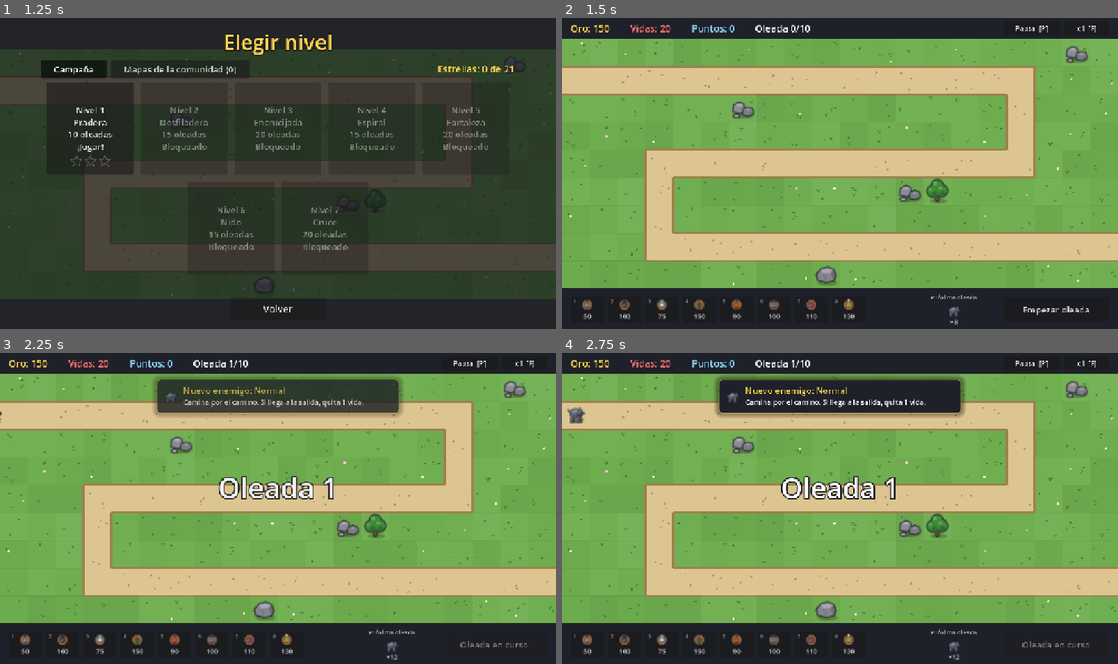
Above: before the commit, frames 1-4 (two rows, left to right).
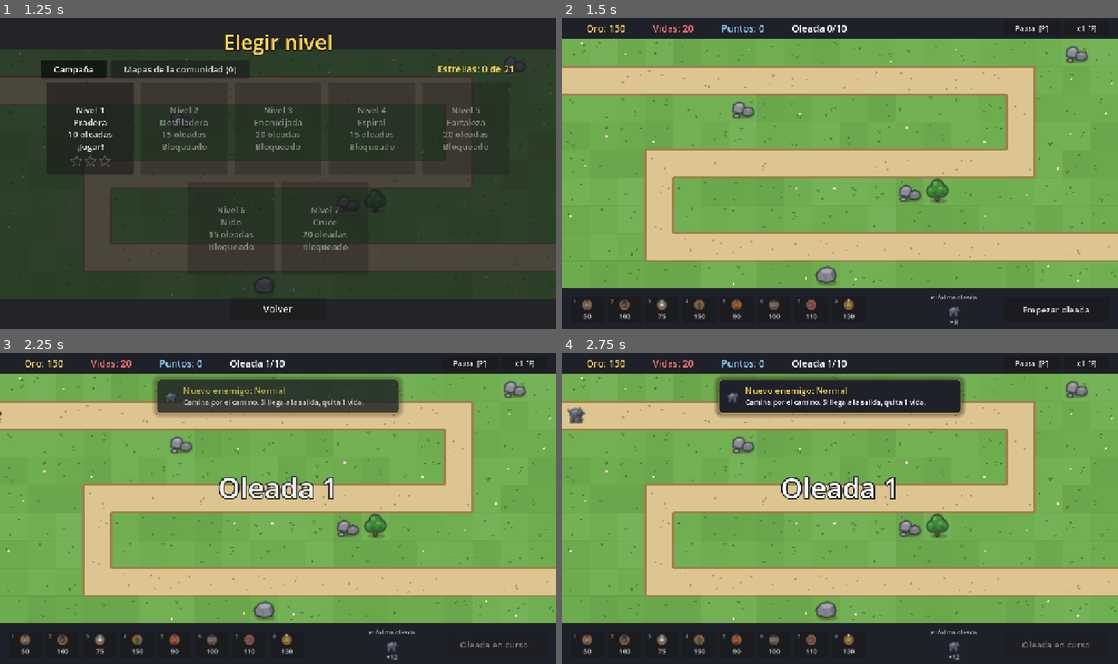
Above: after the commit, the same moments.

Repository: pasaporteN25/MonstersAndCanons
Game: Godot game, scene res://scenes/ui/main_menu.tscn
Same seed, same stepped clock (60 frames per second), same inputs: the game is played once before the commit and once after it.
Inputs:
- Up to frame 1 (1.25 s): click "Jugar" at 0.5 s
- Up to frame 2 (1.5 s): click "Nivel 1 Pradera 10 oleadas ¡J…" at 1.25 s
- Up to frame 3 (2.25 s): click "Empezar oleada" at 2 s
- Up to frame 4 (2.75 s): no input

Frame 1 is identical in both runs. In frame 2, 0.7% of the frame differs, in the area x 1-52%, y 2-5%; in frame 3, 0.7%; in frame 4, 0.7%.

Commit message:
T153: informe de estadisticas de la partida de pruebas en user://pruebas_stats.json (RF-325)
Co-Authored-By: Claude Sonnet 5.5 <noreply@anthropic.com>

Diff:
--- a/scenes/effects/effects_layer.gd
+++ b/scenes/effects/effects_layer.gd
@@ -139,6 +139,7 @@
 		_add(RingEffect.new().setup(SHOCKWAVE_COLOR, 6.0, radius, 0.3, 3.0), position_)
 	elif stats.burn_damage_per_second > 0:
 		_add(RingEffect.new().setup(Color(FIRE_COLOR, 0.8), 4.0, 18.0, 0.22, 3.0), position_)
+		_add(FireImpactEffect.new(), position_)
 	elif stats.slow_amount > 0.0:
 		_add(RingEffect.new().setup(Color(FROST_COLOR, 0.6), 4.0, 22.0, 0.25), position_)
 	else:
--- /dev/null
+++ b/scenes/effects/fire_impact_effect.gd
@@ -0,0 +1,29 @@
+# Breve llamarada en el punto de impacto. Reusa la textura de quemadura del enemigo.
+class_name FireImpactEffect
+extends Node2D
+
+const FLAME: Texture2D = preload("res://assets/sprites/effects/flame.svg")
+const DURATION: float = 0.25
+
+var _time: float = 0.0
+
+
+func _process(delta: float) -> void:
+	_time += delta
+	if _time >= DURATION:
+		queue_free()
+		return
+	queue_redraw()
+
+
+func _draw() -> void:
+	var progress: float = _time / DURATION
+	var alpha: float = 1.0 - progress
+	var radius: float = 5.0 + progress * 7.0
+	draw_circle(Vector2.ZERO, radius, Color(1.0, 0.34, 0.08, 0.16 * alpha))
+	for i: int in 3:
+		var x: float = (float(i) - 1.0) * (6.0 + progress * 5.0)
+		var y: float = -2.0 - progress * (6.0 + float(i % 2) * 3.0)
+		var height: float = (12.0 if i == 1 else 9.0) * (1.0 - progress * 0.35)
+		draw_texture_rect(FLAME, Rect2(x - height * 0.38, y - height, height * 0.76, height), false,
+			Color(1, 1, 1, alpha))
--- a/scenes/effects/lightning_effect.gd
+++ b/scenes/effects/lightning_effect.gd
@@ -10,6 +10,8 @@
 const JITTER_PX: float = 7.0
 
 var _points := PackedVector2Array()
+var _branches: Array[PackedVector2Array] = []
+var _endpoints := PackedVector2Array()
 var _color: Color = COLOR
 var _time: float = 0.0
 
@@ -18,6 +20,7 @@
 ## origen, así que sirven tal cual como posiciones locales.
 func setup(points: PackedVector2Array, color: Color = COLOR) -> LightningEffect:
 	_color = color
+	_endpoints = points
 	for i: int in range(1, points.size()):
 		var from: Vector2 = points[i - 1]
 		var to: Vector2 = points[i]
@@ -25,7 +28,13 @@
 		_points.append(from)
 		for k: int in range(1, KINKS_PER_SEGMENT):
 			var t: float = float(k) / KINKS_PER_SEGMENT
-			_points.append(from.lerp(to, t) + side * randf_range(-JITTER_PX, JITTER_PX))
+			var kink: Vector2 = from.lerp(to, t) + side * randf_range(-JITTER_PX, JITTER_PX)
+			_points.append(kink)
+			if k % 2 == 1:
+				var branch_direction: float = -1.0 if k == 1 else 1.0
+				_branches.append(PackedVector2Array([kink,
+					kink + side * branch_direction * 6.0 + (to - from).normalized() * 4.0,
+					kink + side * branch_direction * 12.0 + (to - from).normalized() * 7.0]))
 	if points.size() > 0:
 		_points.append(points[points.size() - 1])
 	return self
@@ -43,5 +52,12 @@
 	if _points.size() < 2:
 		return
 	var alpha: float = 1.0 - _time / DURATION
-	draw_polyline(_points, Color(_color, 0.6 * alpha), 9.0)  # resplandor
-	draw_polyline(_points, Color(1, 1, 1, alpha), 3.0)       # centro blanco
+	draw_polyline(_points, Color(_color, 0.16 * alpha), 15.0)
+	draw_polyline(_points, Color(_color, 0.8 * alpha), 5.0)
+	draw_polyline(_points, Color(1, 1, 1, alpha), 1.7)
+	for branch: PackedVector2Array in _branches:
+		draw_polyline(branch, Color(_color, 0.45 * alpha), 3.0)
+		draw_polyline(branch, Color(1, 1, 1, 0.8 * alpha), 1.0)
+	for point: Vector2 in _endpoints:
+		draw_circle(point, 6.0, Color(_color, 0.25 * alpha))
+		draw_circle(point, 2.3, Color(1, 1, 1, 0.9 * alpha))
--- a/scenes/game/game.gd
+++ b/scenes/game/game.gd
@@ -40,6 +40,9 @@
 ## RF-194: el Salón de la fama, mientras está abierto. null si no.
 var hall_of_fame: HallOfFame
 var _shake_left: float = 0.0
+## RF-325: el informe de esta partida de pruebas. null en el juego normal.
+var dev_stats: DevStats
+var _stats_written: bool = false
 ## RF-318: alguna torre del mapa aprovecha a los ralentizados / a los quemados.
 var _exploit_slowed: bool = false
 var _exploit_burning: bool = false
@@ -143,6 +146,7 @@
 
 	session.start(level_data, balance)
 	_apply_dev_start()
+	_start_dev_stats()
 	if DevMode.enabled:
 		_add_dev_panel()
 
@@ -162,6 +166,8 @@
 
 
 func _process(delta: float) -> void:
+	if dev_stats != null and not get_tree().paused and not session.is_over():
+		dev_stats.seconds += delta  # RF-325: tiempo de juego, sin pausa
 	# RF-128: se mueve todo el "mundo"; el HUD está en otra capa y no se sacude.
 	if _shake_left <= 0.0:
 		return
@@ -176,6 +182,7 @@
 ## Al salir de la partida (reintentar, cerrar, o un test que la borra) nunca debe
 ## quedar el juego en pausa ni acelerado (RF-105, plan §6.7).
 func _exit_tree() -> void:
+	_write_dev_stats(DevStats.RESULT_LEFT)  # si la partida ya terminó, no pisa su informe
 	_reset_time()
 
 
@@ -295,6 +302,34 @@
 	DevMode.applied_wave = wave
 
 
+## RF-325: empieza a juntar el informe de la partida (solo en el modo de pruebas).
+func _start_dev_stats() -> void:
+	if not DevMode.enabled:
+		return
+	dev_stats = DevStats.new()
+	dev_stats.begin(String(level_data.id), DevMode.applied_wave)
+	session.wave_completed.connect(func(wave: int, _bonus: int) -> void:
+		dev_stats.record_wave(wave, session.lives, session.gold, _tower_count()))
+
+
+## Torres en el mapa (sin contar las que se están vendiendo).
+func _tower_count() -> int:
+	var count: int = 0
+	for node: Node in tower_container.get_children():
+		if not node.is_queued_for_deletion():
+			count += 1
+	return count
+
+
+## RF-325: escribe el informe una sola vez por partida (al terminar, o al salir si no terminó).
+func _write_dev_stats(result: String) -> void:
+	if dev_stats == null or _stats_written or not DevMode.enabled:  # sin modo de pruebas (ya apagado) no hay informe
+		return
+	_stats_written = true
+	DevMode.write_stats(dev_stats.to_dict(result, session.wave, session.total_waves, session.lives,
+			session.gold, _tower_count()))
+
+
 func _add_dev_panel() -> void:
 	dev_panel = DevPanel.new().setup(self)
 	hud.add_child(dev_panel)
@@ -470,6 +505,7 @@
 func _on_state_changed(state: LevelSession.State) -> void:
 	if state != LevelSession.State.WON and state != LevelSession.State.LOST:
 		return
+	_write_dev_stats(DevStats.RESULT_WON if state == LevelSession.State.WON else DevStats.RESULT_LOST)
 	# RF-91: el juego se detiene. Se congela el "mundo", pero no la interfaz.
 	for node: Node in [enemies, tower_container, projectiles, spawner]:
 		node.process_mode = Node.PROCESS_MODE_DISABLED
--- a/scenes/game/hud.tscn
+++ b/scenes/game/hud.tscn
@@ -3,6 +3,10 @@
 [ext_resource type="Script" path="res://scenes/game/hud.gd" id="1_hud"]
 [ext_resource type="PackedScene" path="res://scenes/ui/tower_panel.tscn" id="2_panel"]
 [ext_resource type="StyleBox" path="res://assets/ui/panel_style.tres" id="3_style"]
+[ext_resource type="Texture2D" path="res://assets/sprites/ui/stat_gold.svg" id="4_gold"]
+[ext_resource type="Texture2D" path="res://assets/sprites/ui/stat_lives.svg" id="5_lives"]
+[ext_resource type="Texture2D" path="res://assets/sprites/ui/stat_points.svg" id="6_points"]
+[ext_resource type="Texture2D" path="res://assets/sprites/ui/stat_wave.svg" id="7_wave"]
 
 [node name="HUD" type="CanvasLayer"]
 script = ExtResource("1_hud")
@@ -44,11 +48,24 @@
 
 [node name="Stats" type="HBoxContainer" parent="TopBar"]
 offset_left = 20.0
-offset_right = 1260.0
+offset_right = 1000.0
 offset_bottom = 48.0
-theme_override_constants/separation = 48
-
-[node name="GoldLabel" type="Label" parent="TopBar/Stats"]
+theme_override_constants/separation = 28
+
+[node name="GoldStat" type="HBoxContainer" parent="TopBar/Stats"]
+layout_mode = 2
+theme_override_constants/separation = 6
+
+[node name="GoldIcon" type="TextureRect" parent="TopBar/Stats/GoldStat"]
+custom_minimum_size = Vector2(30, 30)
+layout_mode = 2
+size_flags_vertical = 4
+mouse_filter = 2
+texture = ExtResource("4_gold")
+expand_mode = 1
+stretch_mode = 4
+
+[node name="GoldLabel" type="Label" parent="TopBar/Stats/GoldStat"]
 unique_name_in_owner = true
 layout_mode = 2
 size_flags_vertical = 1
@@ -57,7 +74,20 @@
 text = "Oro: 0"
 vertical_alignment = 1
 
-[node name="LivesLabel" type="Label" parent="TopBar/Stats"]
+[node name="LivesStat" type="HBoxContainer" parent="TopBar/Stats"]
+layout_mode = 2
+theme_override_constants/separation = 6
+
+[node name="LivesIcon" type="TextureRect" parent="TopBar/Stats/LivesStat"]
+custom_minimum_size = Vector2(30, 30)
+layout_mode = 2
+size_flags_vertical = 4
+mouse_filter = 2
+texture = ExtResource("5_lives")
+expand_mode = 1
+stretch_mode = 4
+
+[node name="LivesLabel" type="Label" parent="TopBar/Stats/LivesStat"]
 unique_name_in_owner = true
 layout_mode = 2
 size_flags_vertical = 1
@@ -66,7 +96,20 @@
 text = "Vidas: 0"
 vertical_alignment = 1
 
-[node name="ScoreLabel" type="Label" parent="TopBar/Stats"]
+[node name="ScoreStat" type="HBoxContainer" parent="TopBar/Stats"]
+layout_mode = 2
+theme_override_constants/separation = 6
+
+[node name="ScoreIcon" type="TextureRect" parent="TopBar/Stats/ScoreStat"]
+custom_minimum_size = Vector2(30, 30)
+layout_mode = 2
+size_flags_vertical = 4
+mouse_filter = 2
+texture = ExtResource("6_points")
+expand_mode = 1
+stretch_mode = 4
+
+[node name="ScoreLabel" type="Label" parent="TopBar/Stats/ScoreStat"]
 unique_name_in_owner = true
 layout_mode = 2
 size_flags_vertical = 1
@@ -75,7 +118,20 @@
 text = "Puntos: 0"
 vertical_alignment = 1
 
-[node name="WaveLabel" type="Label" parent="TopBar/Stats"]
+[node name="WaveStat" type="HBoxContainer" parent="TopBar/Stats"]
+layout_mode = 2
+theme_override_constants/separation = 6
+
+[node name="WaveIcon" type="TextureRect" parent="TopBar/Stats/WaveStat"]
+custom_minimum_size = Vector2(30, 30)
+layout_mode = 2
+size_flags_vertical = 4
+mouse_filter = 2
+texture = ExtResource("7_wave")
+expand_mode = 1
+stretch_mode = 4
+
+[node name="WaveLabel" type="Label" parent="TopBar/Stats/WaveStat"]
 unique_name_in_owner = true
 layout_mode = 2
 size_flags_vertical = 1
--- a/scripts/autoload/dev_mode.gd
+++ b/scripts/autoload/dev_mode.gd
@@ -13,6 +13,8 @@
 const SAVE_PATH: String = "user://save_pruebas.json"
 ## RF-182: el texto del cartel (sin la velocidad).
 const BANNER_TEXT: String = "MODO PRUEBAS · F1: panel"
+## RF-325: dónde se escribe el informe de la partida de pruebas.
+const STATS_PATH: String = "user://pruebas_stats.json"
 
 ## RF-323: los atajos de teclado del modo de pruebas (acción del `InputMap`, tecla, texto del panel).
 ## F1 abre el panel. Ninguna tecla es `1`–`9`, `Esc`, `Espacio`, `P`, `F`, `U` ni `S`, que usa el juego.
@@ -37,6 +39,9 @@
 ## Mayor que 1 = no es una partida entera y no guarda progreso (RF-321). La fija `Game`.
 var applied_wave: int = 1
 
+## RF-325: archivo del informe. Con un guardado de prueba (`set_enabled(true, ruta)`) es otro archivo al lado,
+## así los tests no pisan el informe del jugador.
+var stats_path: String = STATS_PATH
 var _banner: CanvasLayer
 var _banner_label: Label
 var _speed: float = 1.0
@@ -63,6 +68,7 @@
 	if save_path == "":
 		save_path = SAVE_PATH if on else SaveManager.DEFAULT_PATH
 	SaveManager.save_path = save_path
+	stats_path = save_path.get_basename() + "_stats.json" if on and save_path != SAVE_PATH else STATS_PATH
 	SaveManager.load_save()
 	if on:
 		register_actions()
@@ -123,6 +129,20 @@
 	return ""
 
 
+## RF-325: escribe el informe de la partida. Devuelve false si no se pudo (queda un aviso en el log).
+func write_stats(report: Dictionary) -> bool:
+	var ok: bool = DevStats.write(report, stats_path)
+	if not ok:
+		print("No se pudo escribir el informe de pruebas en %s" % stats_path)
+	return ok
+
+
+## Borra el archivo del informe (lo usan los tests para no dejar nada).
+func clear_stats_file() -> void:
+	if FileAccess.file_exists(stats_path):
+		DirAccess.remove_absolute(stats_path)
+
+
 func is_banner_visible() -> bool:
 	return _banner != null and _banner.visible
 
--- /dev/null
+++ b/scripts/logic/dev_stats.gd
@@ -0,0 +1,55 @@
+# Estadísticas de una partida de pruebas (spec RF-325, D-048). Sin escenas (P10): junta las filas por
+# oleada y arma el diccionario que se escribe en `user://pruebas_stats.json`. Usa los mismos datos
+# que el informe del bot (`tools/balance_sim.gd`: oleada, vidas, oro, torres, resultado), con los
+# nombres en inglés.
+class_name DevStats
+extends RefCounted
+
+const RESULT_WON: String = "won"
+const RESULT_LOST: String = "lost"
+## Se salió de la partida antes de que terminara.
+const RESULT_LEFT: String = "left"
+
+var level: String = ""
+var start_wave: int = 1
+var started_at: String = ""
+## Tiempo de juego en segundos (con la velocidad aplicada; la pausa no cuenta).
+var seconds: float = 0.0
+var waves: Array[Dictionary] = []
+
+
+func begin(level_id: String, first_wave: int) -> void:
+	level = level_id
+	start_wave = first_wave
+	started_at = Time.get_datetime_string_from_system()
+
+
+## Una fila por oleada terminada, igual que la línea "oleada N terminada" del bot.
+func record_wave(wave: int, lives: int, gold: int, towers: int) -> void:
+	waves.append({"wave": wave, "lives": lives, "gold": gold, "towers": towers})
+
+
+## El informe. `wave`, `lives`, `gold` y `towers` son los de este momento.
+func to_dict(result: String, wave: int, total_waves: int, lives: int, gold: int, towers: int) -> Dictionary:
+	return {
+		"level": level,
+		"start_wave": start_wave,
+		"wave": wave,
+		"total_waves": total_waves,
+		"lives": lives,
+		"gold": gold,
+		"towers": towers,
+		"result": result,
+		"waves": waves.duplicate(true),
+		"seconds": snappedf(seconds, 0.1),
+		"started_at": started_at,
+	}
+
+
+## Escribe el informe en `path` (reemplaza el archivo). Devuelve false si no se pudo.
+static func write(report: Dictionary, path: String) -> bool:
+	var file: FileAccess = FileAccess.open(path, FileAccess.WRITE)
+	if file == null:
+		return false
+	file.store_string(JSON.stringify(report, "\t"))
+	return true
--- a/tests/test_dev_panel.gd
+++ b/tests/test_dev_panel.gd
@@ -20,6 +20,7 @@
 
 
 func after_each() -> void:
+	DevMode.clear_stats_file()
 	DevMode.set_enabled(false, SaveManager.DEFAULT_PATH)
 	if FileAccess.file_exists(DEV_PATH):
 		DirAccess.remove_absolute(DEV_PATH)
--- a/tests/test_dev_shortcuts.gd
+++ b/tests/test_dev_shortcuts.gd
@@ -22,6 +22,7 @@
 func after_each() -> void:
 	Engine.time_scale = 1.0
 	DevMode.show_speed(1.0)
+	DevMode.clear_stats_file()
 	DevMode.set_enabled(false, SaveManager.DEFAULT_PATH)
 	if FileAccess.file_exists(DEV_PATH):
 		DirAccess.remove_absolute(DEV_PATH)
--- a/tests/test_dev_speed.gd
+++ b/tests/test_dev_speed.gd
@@ -18,6 +18,7 @@
 func after_each() -> void:
 	Engine.time_scale = 1.0
 	DevMode.show_speed(1.0)
+	DevMode.clear_stats_file()
 	DevMode.set_enabled(false, SaveManager.DEFAULT_PATH)
 	if FileAccess.file_exists(DEV_PATH):
 		DirAccess.remove_absolute(DEV_PATH)
--- a/tests/test_dev_start.gd
+++ b/tests/test_dev_start.gd
@@ -169,6 +169,7 @@
 	var counts: Dictionary = game.level_data.waves[5].enemy_counts()
 	assert_eq(game.hud._next_wave_icons.get_child_count(), counts.size(), "RF-319: muestra la oleada 6 como próxima")
 	assert_true(game.hud._wave_label.text.contains("Próxima: oleada 6"), game.hud._wave_label.text)
+	DevMode.clear_stats_file()
 	DevMode.set_enabled(false, SaveManager.DEFAULT_PATH)
 	if FileAccess.file_exists(DEV_PATH):
 		DirAccess.remove_absolute(DEV_PATH)
--- a/tests/test_dev_start_select.gd
+++ b/tests/test_dev_start_select.gd
@@ -24,6 +24,7 @@
 	GameFlow.current_index = -1
 	GameFlow.current_community = null
 	DevMode.reset_start()
+	DevMode.clear_stats_file()
 	DevMode.set_enabled(false, SaveManager.DEFAULT_PATH)
 	_remove(DEV_PATH)
 	_remove(TEST_SAVE)
--- /dev/null
+++ b/tests/test_dev_stats.gd
@@ -0,0 +1,235 @@
+# Tests de las estadísticas de la partida de pruebas (T153, spec RF-325).
+# El archivo se escribe en una ruta de prueba (user://test_*), nunca en el informe del jugador.
+extends GutTest
+
+const GAME_SCENE: PackedScene = preload("res://scenes/game/game.tscn")
+const BALANCE: BalanceConfig = preload("res://data/balance.tres")
+const DEV_PATH: String = "user://test_save_pruebas.json"
+const OUT_PATH: String = "user://test_dev_stats_out.json"
+const KEYS: Array[String] = ["level", "start_wave", "wave", "total_waves", "lives", "gold", "towers",
+	"result", "waves", "seconds", "started_at"]
+
+
+func before_each() -> void:
+	DevMode.set_enabled(true, DEV_PATH)
+	DevMode.clear_stats_file()
+	DevMode.reset_start()
+	_remove(OUT_PATH)
+
+
+func after_each() -> void:
+	GameFlow.current_index = -1
+	DevMode.reset_start()
+	DevMode.clear_stats_file()
+	DevMode.set_enabled(false, SaveManager.DEFAULT_PATH)
+	_remove(DEV_PATH)
+	_remove(OUT_PATH)
+
+
+func _remove(path: String) -> void:
+	if FileAccess.file_exists(path):
+		DirAccess.remove_absolute(path)
+
+
+func _new_game() -> Game:
+	var game: Game = GAME_SCENE.instantiate()
+	add_child_autofree(game)
+	return game
+
+
+## Lee el informe como lo haría cualquier herramienta (JSON.new().parse, sin imprimir errores del motor).
+func _read_stats() -> Dictionary:
+	assert_true(FileAccess.file_exists(DevMode.stats_path), "el informe existe: %s" % DevMode.stats_path)
+	var json := JSON.new()
+	var text: String = FileAccess.get_file_as_string(DevMode.stats_path)
+	assert_eq(json.parse(text), OK, "es JSON válido")
+	return json.data
+
+
+# --- DevStats, sin escenas ---
+
+func test_the_report_has_the_documented_names() -> void:
+	var stats := DevStats.new()
+	stats.begin("level_01", 1)
+	stats.record_wave(1, 20, 65, 3)
+	var report: Dictionary = stats.to_dict(DevStats.RESULT_WON, 10, 10, 17, 40, 4)
+	for key: String in KEYS:
+		assert_true(report.has(key), "RF-325: %s" % key)
+	assert_eq(report.size(), KEYS.size(), "y no hay otros")
+	assert_eq(report["level"], "level_01")
+	assert_eq(report["result"], "won")
+	assert_eq(report["lives"], 17)
+	assert_eq(report["gold"], 40)
+	assert_eq(report["towers"], 4)
+	assert_eq(report["waves"], [{"wave": 1, "lives": 20, "gold": 65, "towers": 3}], "las mismas cifras que la línea del bot")
+
+
+func test_the_three_results() -> void:
+	var stats := DevStats.new()
+	assert_eq(stats.to_dict(DevStats.RESULT_WON, 1, 1, 1, 1, 1)["result"], "won")
+	assert_eq(stats.to_dict(DevStats.RESULT_LOST, 1, 1, 1, 1, 1)["result"], "lost")
+	assert_eq(stats.to_dict(DevStats.RESULT_LEFT, 1, 1, 1, 1, 1)["result"], "left")
+
+
+func test_an_empty_report_has_no_wave_rows() -> void:
+	var stats := DevStats.new()
+	stats.begin("x", 1)
+	assert_eq(stats.to_dict(DevStats.RESULT_LEFT, 0, 10, 20, 150, 0)["waves"], [], "salir antes de terminar la primera")
+
+
+func test_seconds_are_rounded_to_a_tenth() -> void:
+	var stats := DevStats.new()
+	stats.seconds = 12.3456
+	assert_eq(stats.to_dict("won", 1, 1, 1, 1, 1)["seconds"], 12.3)
+
+
+func test_the_report_does_not_change_after_it_is_made() -> void:
+	var stats := DevStats.new()
+	stats.record_wave(1, 20, 1, 1)
+	var report: Dictionary = stats.to_dict("left", 1, 2, 20, 1, 1)
+	stats.record_wave(2, 19, 2, 2)
+	assert_eq(report["waves"].size(), 1)
+
+
+func test_write_replaces_the_file_and_reads_back() -> void:
+	assert_true(DevStats.write({"a": 1, "b": [1, 2]}, OUT_PATH))
+	assert_true(DevStats.write({"a": 2}, OUT_PATH))
+	var json := JSON.new()
+	assert_eq(json.parse(FileAccess.get_file_as_string(OUT_PATH)), OK)
+	assert_eq(json.data, {"a": 2.0}, "reemplaza, no suma (los enteros de JSON vuelven como float)")
+
+
+func test_write_to_an_impossible_path_returns_false() -> void:
+	assert_false(DevStats.write({}, "user://no_existe_esta_carpeta/x.json"))
+
+
+# --- Dónde se escribe ---
+
+func test_a_test_save_has_its_own_stats_file() -> void:
+	assert_eq(DevMode.stats_path, "user://test_save_pruebas_stats.json", "no pisa el informe del jugador")
+	DevMode.set_enabled(true)  # el modo real
+	assert_eq(DevMode.stats_path, "user://pruebas_stats.json", "RF-325")
+	DevMode.set_enabled(true, DEV_PATH)
+
+
+# --- La partida ---
+
+func test_finishing_a_won_game_writes_the_report() -> void:
+	var game: Game = _new_game()
+	game.dev_finish(true)
+	var report: Dictionary = _read_stats()
+	assert_eq(report["result"], "won")
+	assert_eq(report["level"], String(game.level_data.id))
+	assert_eq(int(report["total_waves"]), game.level_data.waves.size())
+	assert_eq(int(report["start_wave"]), 1)
+	assert_eq(int(report["lives"]), game.session.lives)
+	assert_eq(int(report["gold"]), game.session.gold)
+	assert_eq(report["waves"], [], "no terminó ninguna oleada")
+
+
+func test_a_lost_game() -> void:
+	var game: Game = _new_game()
+	game.dev_finish(false)
+	assert_eq(_read_stats()["result"], "lost")
+
+
+func test_leaving_before_the_end_says_left() -> void:
+	var game: Game = _new_game()
+	game.dev_skip_wave()
+	await wait_process_frames(2)
+	remove_child(game)  # lo que pasa al salir de la partida (_exit_tree)
+	game.free()
+	var report: Dictionary = _read_stats()
+	assert_eq(report["result"], "left", "RF-325")
+	assert_eq(int(report["wave"]), 1)
+	assert_eq(report["waves"].size(), 1)
+
+
+func test_leaving_after_the_end_does_not_overwrite_the_result() -> void:
+	var game: Game = _new_game()
+	game.dev_finish(true)
+	remove_child(game)
+	game.free()
+	assert_eq(_read_stats()["result"], "won")
+
+
+func test_one_row_per_finished_wave_with_the_numbers_of_that_moment() -> void:
+	var game: Game = _new_game()
+	var basic: TowerData = load("res://data/towers/basic.tres")
+	assert_true(game.build_controller.try_build(basic, Vector2i(0, 0)))
+	var expected_gold: int = game.session.gold + Rules.wave_bonus(1, BALANCE)  # saltar no da recompensas
+	game.dev_skip_wave()
+	await wait_process_frames(2)
+	game.dev_finish(true)
+	var rows: Array = _read_stats()["waves"]
+	assert_eq(rows.size(), 1)
+	assert_eq(int(rows[0]["wave"]), 1)
+	assert_eq(int(rows[0]["lives"]), game.level_data.starting_lives)
+	assert_eq(int(rows[0]["gold"]), expected_gold, "con el bono de la oleada, como el bot")
+	assert_eq(int(rows[0]["towers"]), 1)
+	assert_eq(int(_read_stats()["towers"]), 1)
+
+
+func test_a_game_from_wave_6_records_it() -> void:
+	DevMode.start_wave = 6
+	GameFlow.current_index = 0
+	var game: Game = _new_game()
+	var gold: int = game.session.gold
+	game.dev_skip_wave()
+	await wait_process_frames(2)
+	game.dev_finish(false)
+	var report: Dictionary = _read_stats()
+	assert_eq(int(report["start_wave"]), 6)
+	assert_eq(report["waves"].size(), 1)
+	assert_eq(int(report["waves"][0]["wave"]), 6)
+	assert_eq(int(report["waves"][0]["gold"]), gold + Rules.wave_bonus(6, BALANCE))
+
+
+func test_each_game_replaces_the_report() -> void:
+	var first: Game = _new_game()
+	first.dev_skip_wave()
+	await wait_process_frames(2)
+	first.dev_finish(true)
+	var second: Game = _new_game()
+	second.dev_finish(false)
+	var report: Dictionary = _read_stats()
+	assert_eq(report["result"], "lost", "RF-325: no se acumulan")
+	assert_eq(report["waves"], [])
+
+
+func test_seconds_count_game_time_and_not_the_pause() -> void:
+	var game: Game = _new_game()
+	for i: int in 60:
+		game._process(1.0 / 60.0)
+	assert_almost_eq(game.dev_stats.seconds, 1.0, 0.01)
+	game.set_paused(true)
+	for i: int in 60:
+		game._process(1.0 / 60.0)
+	assert_almost_eq(game.dev_stats.seconds, 1.0, 0.01, "en pausa no cuenta")
+	game.set_paused(false)
+	game.dev_finish(true)
+	game._process(5.0)
+	assert_almost_eq(game.dev_stats.seconds, 1.0, 0.01, "terminada tampoco")
+	assert_almost_eq(float(_read_stats()["seconds"]), 1.0, 0.1)
+
+
+func test_the_normal_game_writes_nothing() -> void:
+	DevMode.set_enabled(false, SaveManager.DEFAULT_PATH)
+	DevMode.stats_path = OUT_PATH  # si escribiera algo, caería acá y no en el informe del jugador
+	var normal: Game = _new_game()
+	assert_null(normal.dev_stats)
+	normal.session.finish(true)
+	remove_child(normal)
+	normal.free()
+	assert_false(FileAccess.file_exists(OUT_PATH), "RF-325: el juego normal no escribe el informe")
+	DevMode.set_enabled(true, DEV_PATH)
+
+
+func test_a_game_freed_after_the_mode_was_turned_off_writes_nothing() -> void:
+	var game: Game = _new_game()
+	DevMode.set_enabled(false, SaveManager.DEFAULT_PATH)
+	DevMode.stats_path = OUT_PATH
+	remove_child(game)
+	game.free()
+	assert_false(FileAccess.file_exists(OUT_PATH), "sin modo de pruebas no hay informe")
+	DevMode.set_enabled(true, DEV_PATH)
Not shown, added: scripts/logic/dev_stats.gd.uid
Not shown, added: tests/test_dev_stats.gd.uid
Not shown, changed: specs/03-tareas.md
